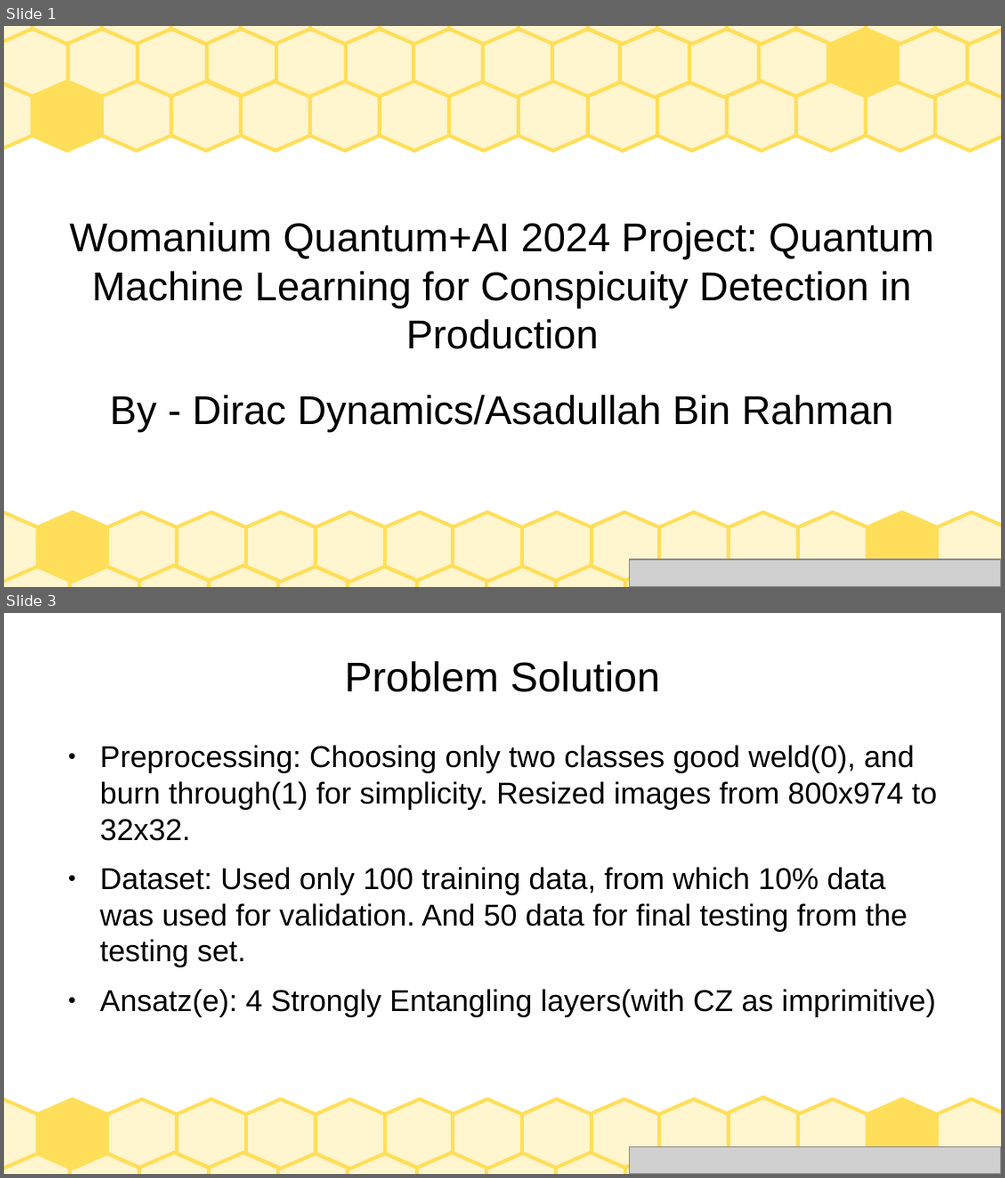
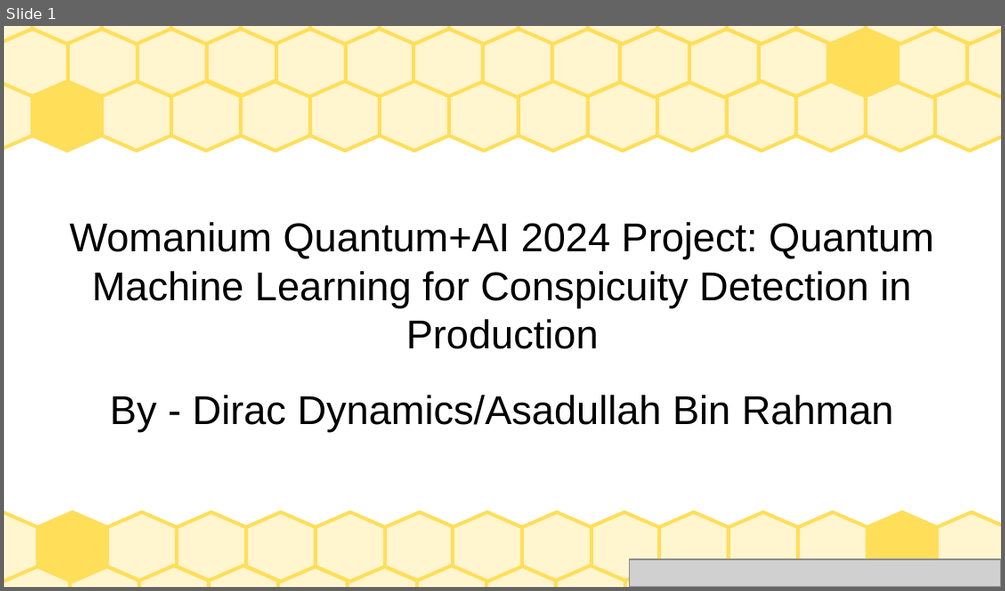
Before and after one commit to AsadullahGalib007/QML-for-Conspicuity-Detection-in-Production, a slide deck: project-presentation.odp. Shown one above the other, each under a label of ours: slides 1 and 3 before the commit, slide 1 after it; the slides between them are not shown. The pictures are 1005x1178 and 1005x591 pixels, drawn with LibreOffice and Linux fonts; fonts in the diff are those of the drawing; grey boxes stand for pictures. Boxes give left, top, right and bottom in pixels: in the first picture for what was removed or moved away, otherwise in the second. Text is boxed around its words. In the diff, an @@ line names an element or a change of style, - is before the commit and + after.

```diff
--- a/project-presentation.odp
+++ b/project-presentation.odp
@@ slide 3 removed at [4, 613, 1001, 1174], background #FFFFFF; not listed: 29 template elements that a slide beside it also shows @@
@@ title removed at [345, 661, 660, 692] @@
-Problem Solution
@@ text removed at [100, 745, 937, 1017] @@
-● Preprocessing: Choosing only two classes good weld(0), and burn through(1) for simplicity. Resized images from 800x974 to 32x32.
-● Dataset: Used only 100 training data, from which 10% data was used for validation. And 50 data for final testing from the testing set.
-● Ansatz(e): 4 Strongly Entangling layers(with CZ as imprimitive)
@@ freeform shape removed at [728, 1097, 798, 1167] @@
@@ picture removed at [629, 1147, 1001, 1174] @@
```
Also in this commit, not shown: 2 slides changed, 18 slides added, 6 other slides removed.
